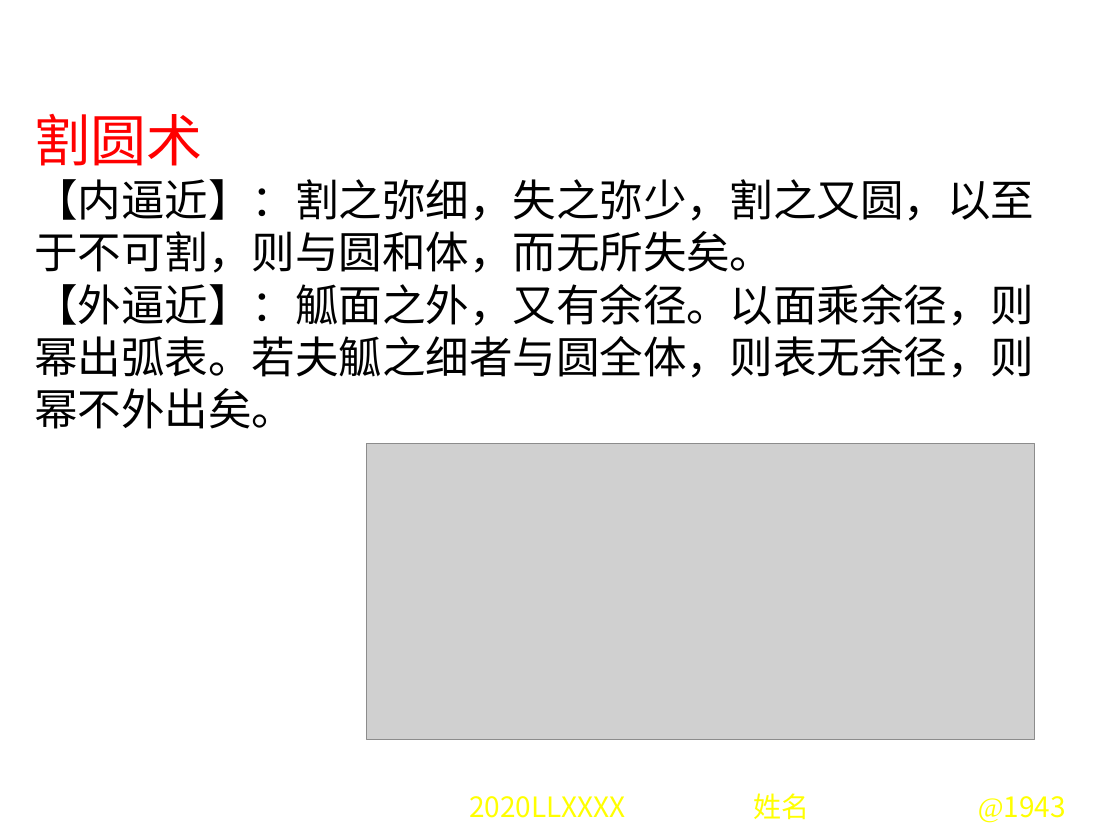
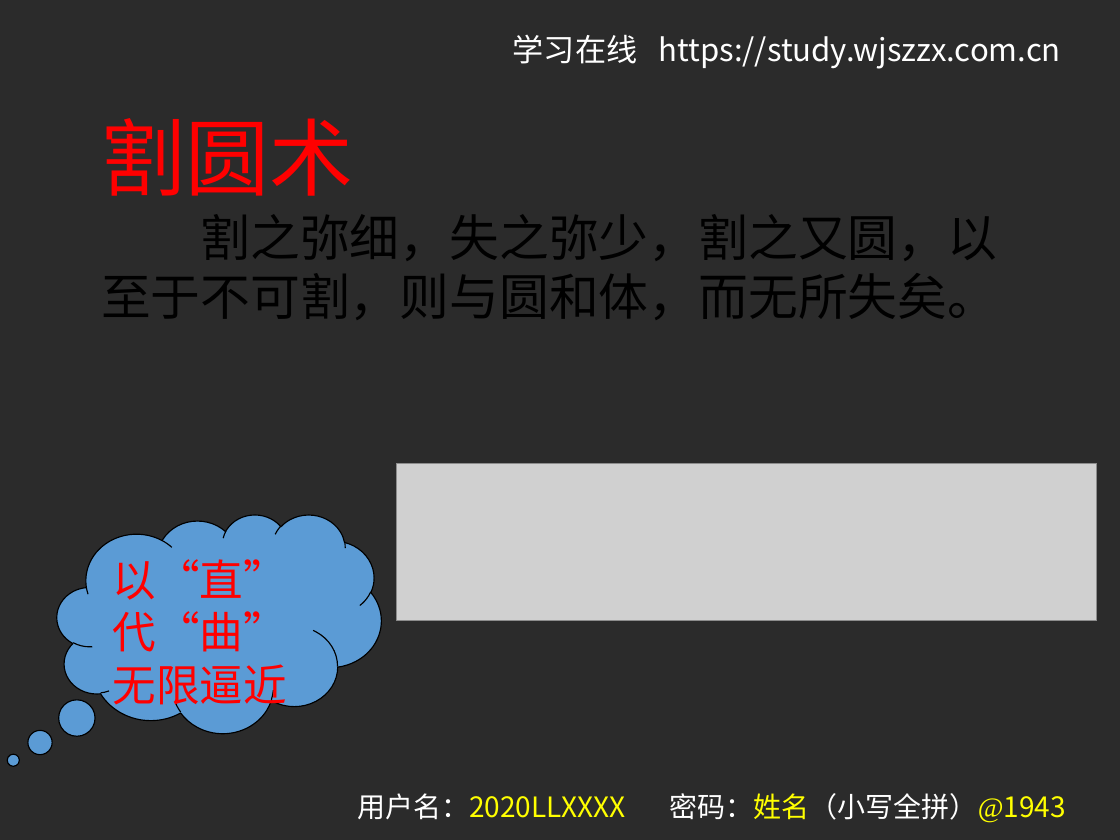
Before and after one commit to hongm32/2020design, a slide deck: slide 16 of 【第11课】迭代算法/【第11课】迭代算法.pptx. Drawn at 1120x840 pixels with LibreOffice and Linux fonts; fonts in the diff are those of the drawing; grey boxes stand for pictures; background and template pictures are left out; a plain dark background stands for a picture behind light text. Boxes give left, top, right and bottom in pixels: in the first picture for what was removed or moved away, otherwise in the second. Text is boxed around its words. In the diff, an @@ line names an element or a change of style, - is before the commit and + after.

```diff
--- a/【第11课】迭代算法/【第11课】迭代算法.pptx
+++ b/【第11课】迭代算法/【第11课】迭代算法.pptx
@@ background #FFFFFF to picture (left out) @@
@@ text "割圆术": place and size @@
-text "割圆术" at box(34, 114, 1034, 429)
+text "割圆术" at box(101, 118, 998, 319)
@@ text at box(101, 118, 353, 196): size 36 to 54 pt in "割圆术" @@
@@ text at box(101, 215, 998, 319): text changed; size 28 to 32 pt @@
-【内逼近】：割之弥细，失之弥少，割之又圆，以至于不可割，则与圆和体，而无所失矣。
-【外逼近】：觚面之外，又有余径。以面乘余径，则幂出弧表。若夫觚之细者与圆全体，则表无余径，则幂不外出矣。
+割之弥细，失之弥少，割之又圆，以至于不可割，则与圆和体，而无所失矣。
@@ picture removed at box(366, 444, 1034, 740) @@
@@ picture added at box(396, 464, 1096, 622) @@
@@ thought cloud added at box(57, 514, 381, 732), fill #5B9BD5, outline #000000 0.75 pt, 28 pt, text #FF0000 @@
+以“直”代“曲”无限逼近
```
Also in this commit, not shown: 1 other file.
